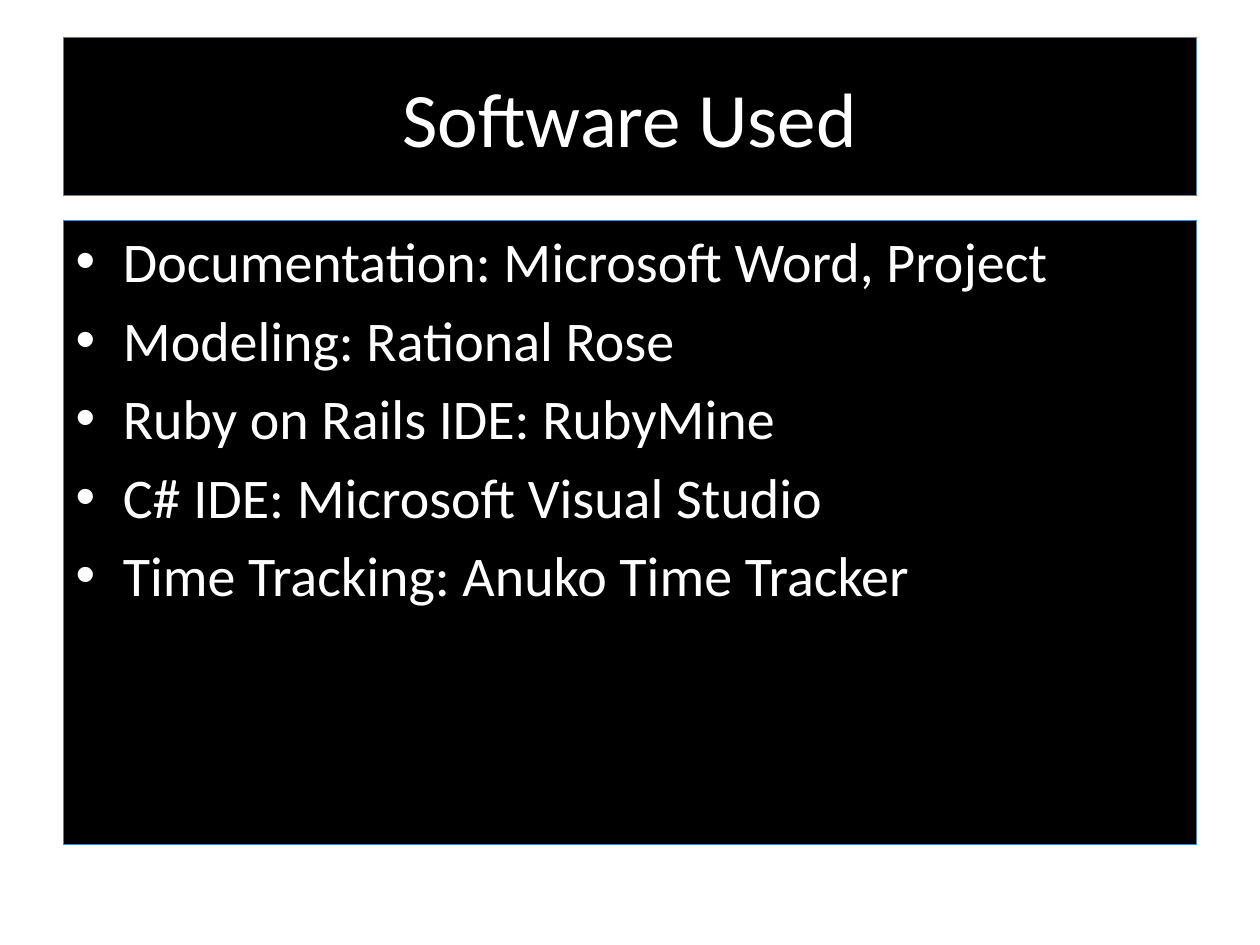
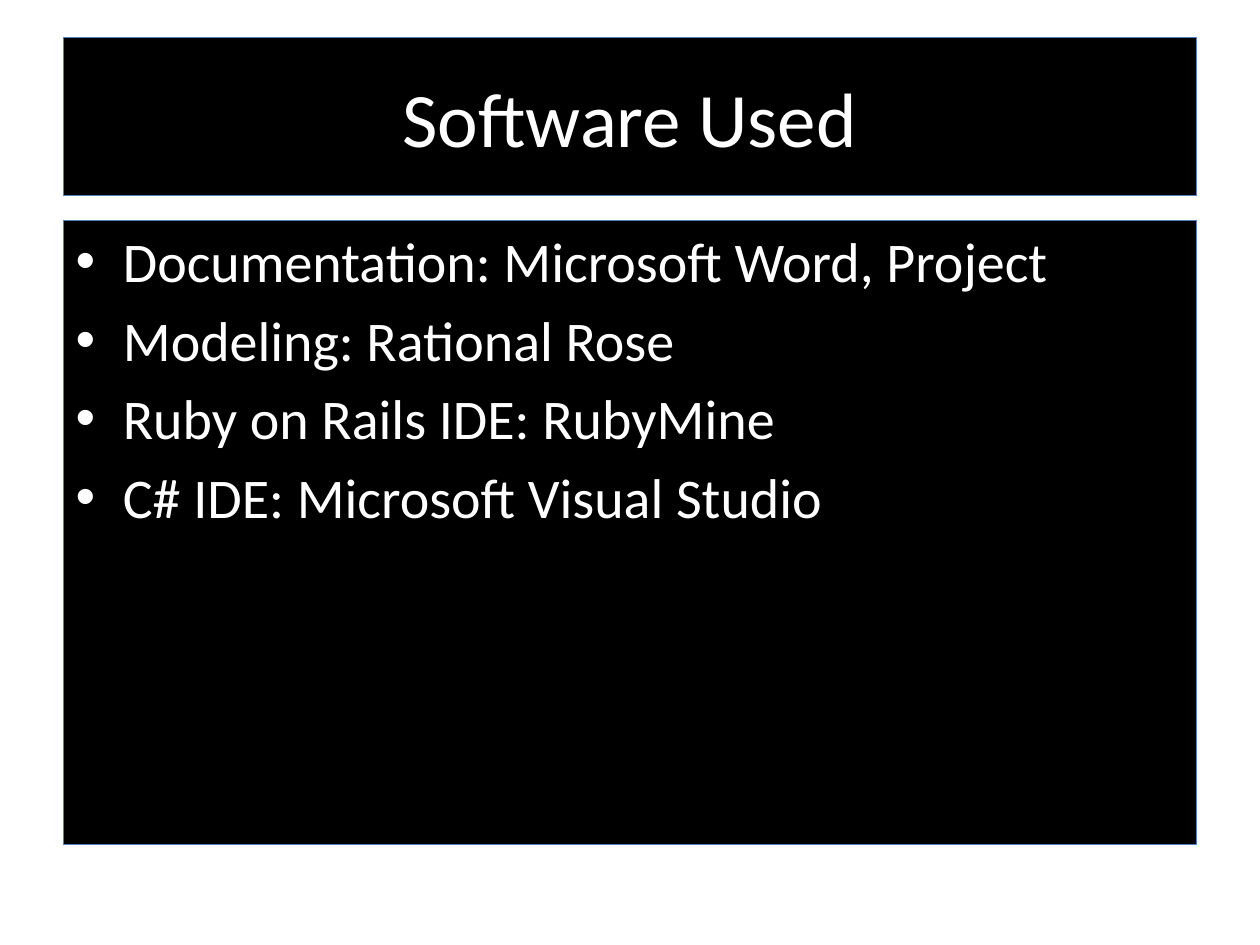
Before and after one commit to RedTeamCOSC470/Documentation, a slide deck: slide 6 of Stargazer_Presentation_Semester2.pptx. Drawn at 1260x945 pixels with LibreOffice and Linux fonts; fonts in the diff are those of the drawing; background and template pictures are left out. Boxes give left, top, right and bottom in pixels: in the first picture for what was removed or moved away, otherwise in the second. Text is boxed around its words. In the diff, an @@ line names an element or a change of style, - is before the commit and + after.

```diff
--- a/Stargazer_Presentation_Semester2.pptx
+++ b/Stargazer_Presentation_Semester2.pptx
@@ text at (123,557,909,606): paragraph removed @@
-• Time Tracking: Anuko Time Tracker
```
Also in this commit, not shown: 2 other slides changed.
